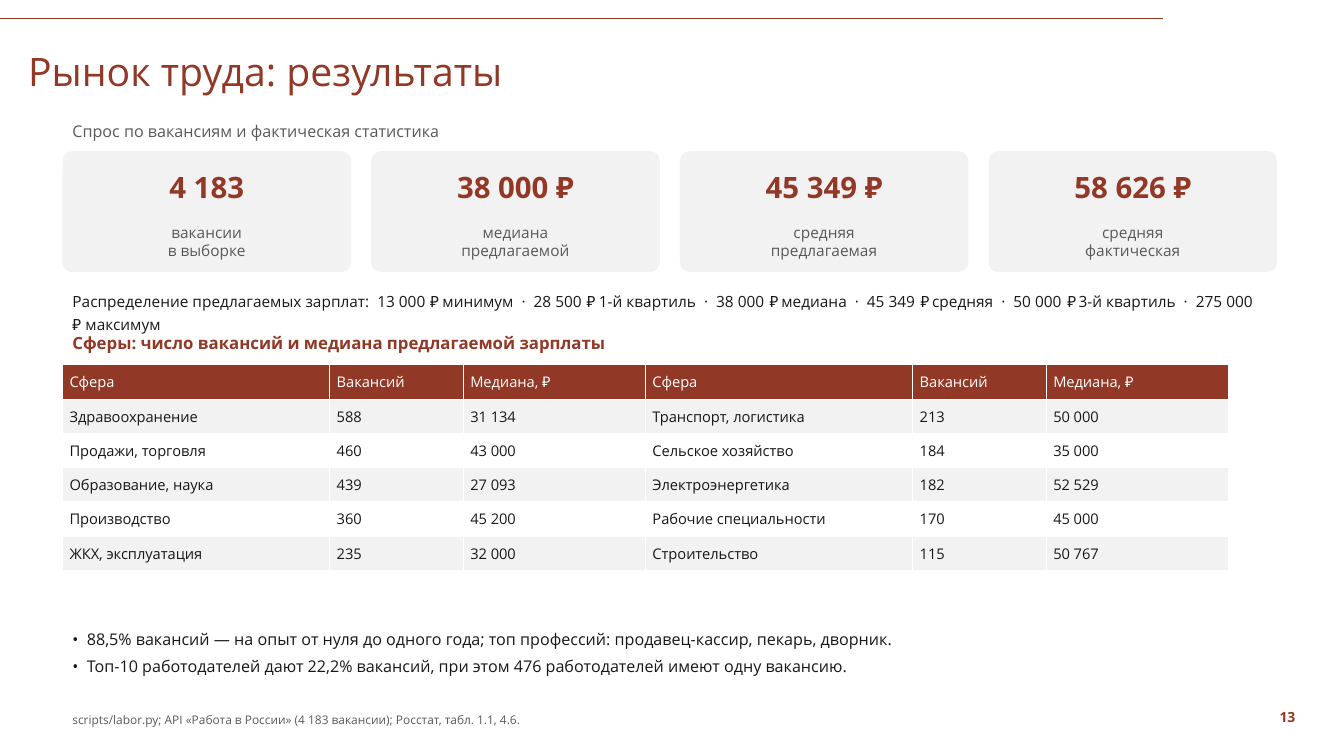
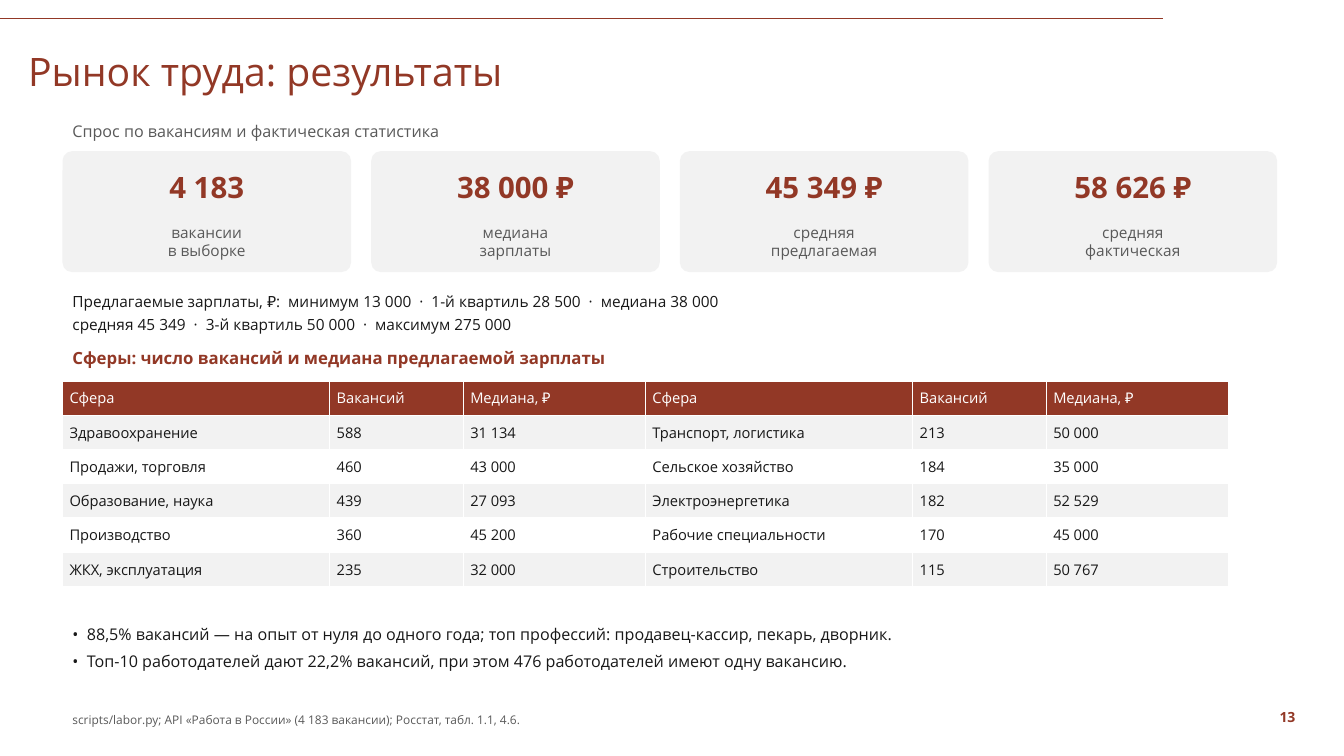
Before and after one commit to Seabas1/Analysis-of-regions, a slide deck: slide 13 of Саратовская_область_презентация_СПбГУ.pptx. Drawn at 1344x756 pixels with LibreOffice and Linux fonts; fonts in the diff are those of the drawing; background and template pictures are left out. Boxes give left, top, right and bottom in pixels: in the first picture for what was removed or moved away, otherwise in the second. Text is boxed around its words. In the diff, an @@ line names an element or a change of style, - is before the commit and + after.

```diff
--- a/Саратовская_область_презентация_СПбГУ.pptx
+++ b/Саратовская_область_презентация_СПбГУ.pptx
@@ text at [480, 247, 551, 260]: text changed @@
-предлагаемой
+зарплаты
@@ text at [72, 295, 718, 334]: text changed @@
-Распределение предлагаемых зарплат: 13 000 ₽ минимум · 28 500 ₽ 1-й квартиль · 38 000 ₽ медиана · 45 349 ₽ средняя · 50 000 ₽ 3-й квартиль · 275 000 ₽ максимум
+Предлагаемые зарплаты, ₽: минимум 13 000 · 1-й квартиль 28 500 · медиана 38 000
+средняя 45 349 · 3-й квартиль 50 000 · максимум 275 000
@@ text "Сферы: число вакансий и медиана ...": place and size @@
-text "Сферы: число вакансий и медиана ..." at [72, 333, 605, 353]
+text "Сферы: число вакансий и медиана ..." at [72, 351, 605, 368]
@@ table: place and size @@
-table at [63, 365, 1230, 571]
+table at [63, 381, 1230, 587]
@@ text "• 88,5% вакансий — на ..." at [87, 627, 892, 671]: indent changed @@
```
Also in this commit, not shown: 10 other slides changed, 2 other files.
